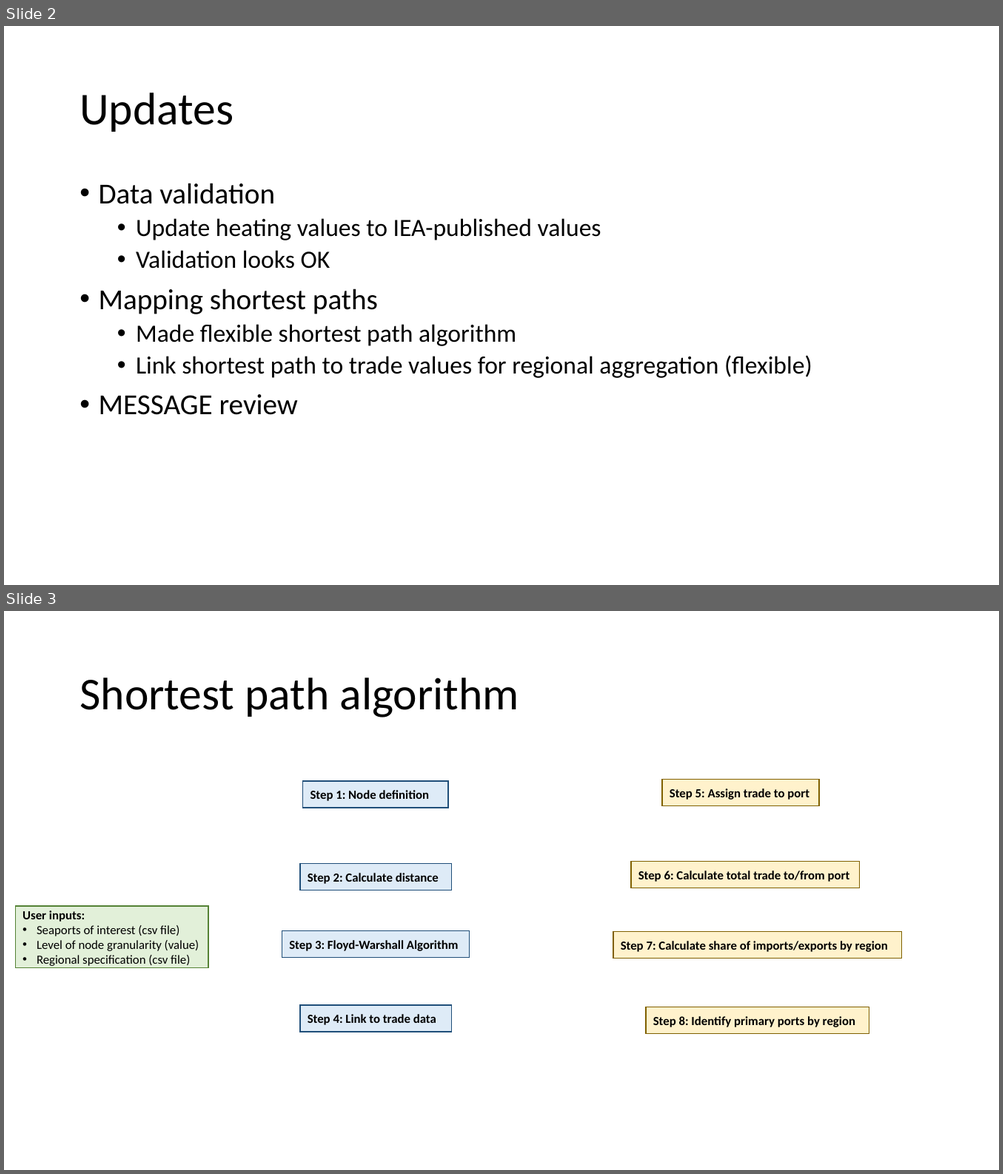
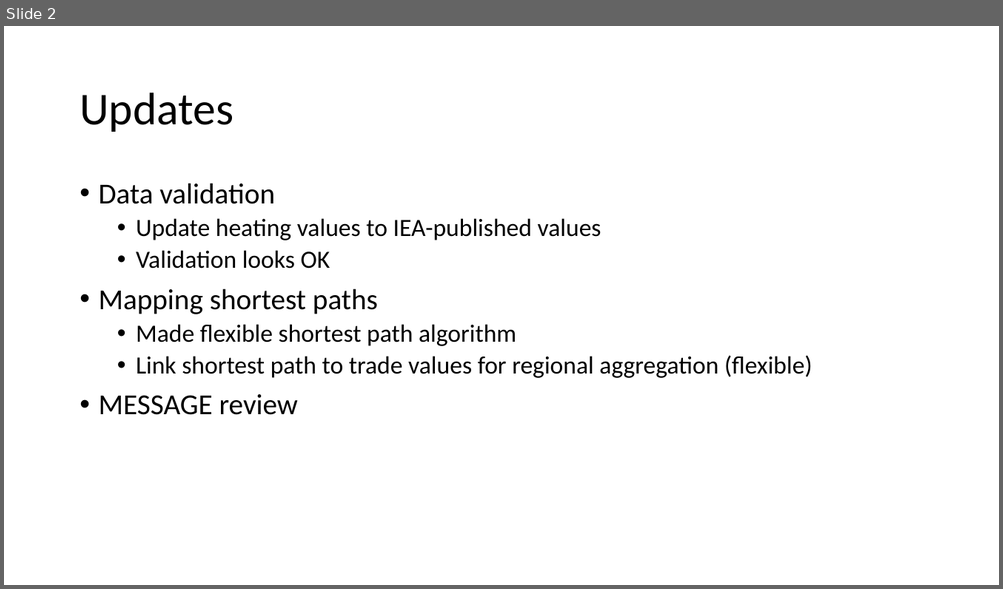
Before and after one commit to junukitashepard/message_trade, a slide deck: presentations/Update_2019-06-18.pptx. Shown one above the other, each under a label of ours: slides 2 and 3 before the commit, slide 2 after it. The pictures are 1003x1174 and 1003x589 pixels, drawn with LibreOffice and Linux fonts; fonts in the diff are those of the drawing. Boxes give left, top, right and bottom in pixels: in the first picture for what was removed or moved away, otherwise in the second. Text is boxed around its words. In the diff, an @@ line names an element or a change of style, - is before the commit and + after.

Commit message:
Reorganize repo, add user inputs file, udpate PPT

```diff
--- a/presentations/Update_2019-06-18.pptx
+++ b/presentations/Update_2019-06-18.pptx
@@ slide 3 removed at [4, 611, 999, 1170], background #FFFFFF @@
@@ title removed at [79, 678, 519, 718] @@
-Shortest path algorithm
@@ rectangle removed at [302, 781, 448, 808] @@
-Step 1: Node definition
@@ rectangle removed at [662, 780, 819, 806] @@
-Step 5: Assign trade to port
@@ rectangle removed at [300, 864, 452, 891] @@
-Step 2: Calculate distance
@@ rectangle removed at [631, 862, 859, 889] @@
-Step 6: Calculate total trade to/from port
@@ rectangle removed at [15, 906, 208, 968] @@
-User inputs:
-• Seaports of interest (csv file)
-• Level of node granularity (value)
-• Regional specification (csv file)
@@ rectangle removed at [282, 931, 469, 958] @@
-Step 3: Floyd-Warshall Algorithm
@@ rectangle removed at [613, 932, 901, 959] @@
-Step 7: Calculate share of imports/exports by region
@@ rectangle removed at [300, 1005, 452, 1033] @@
-Step 4: Link to trade data
@@ rectangle removed at [646, 1007, 869, 1034] @@
-Step 8: Identify primary ports by region
```
Also in this commit, not shown: 4 slides added, 24 other files.
